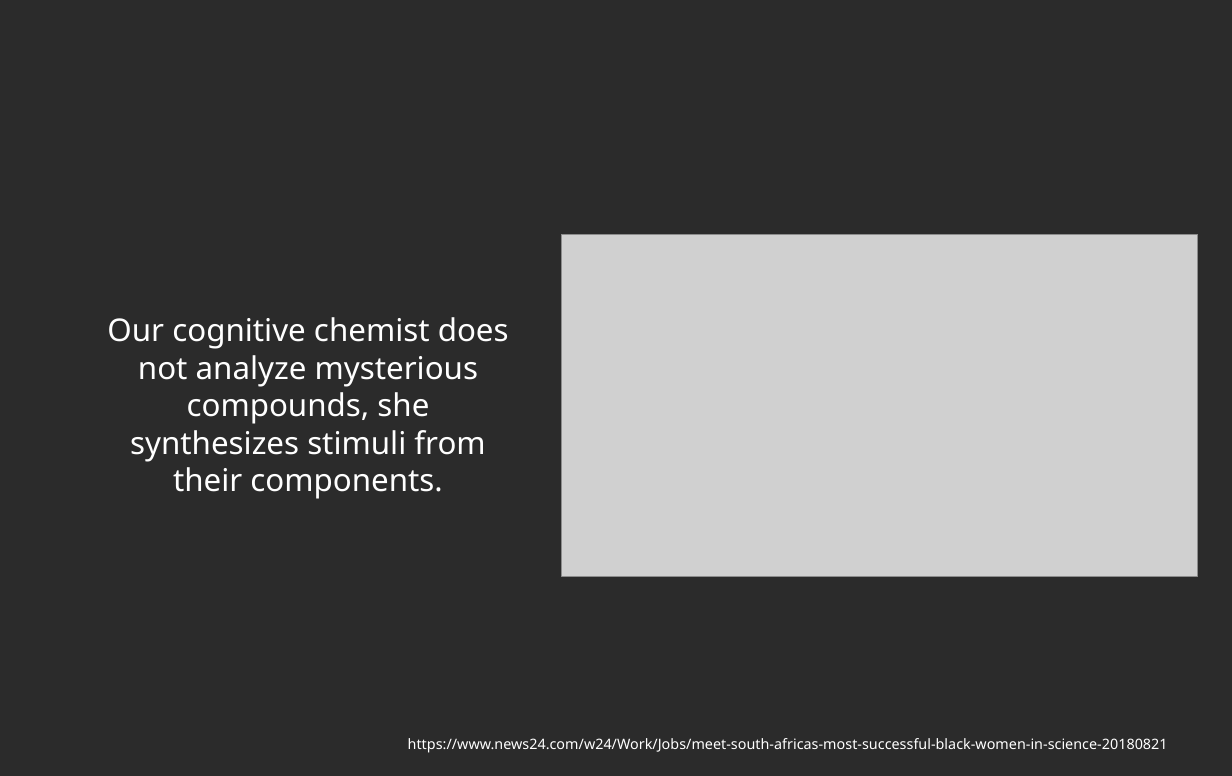
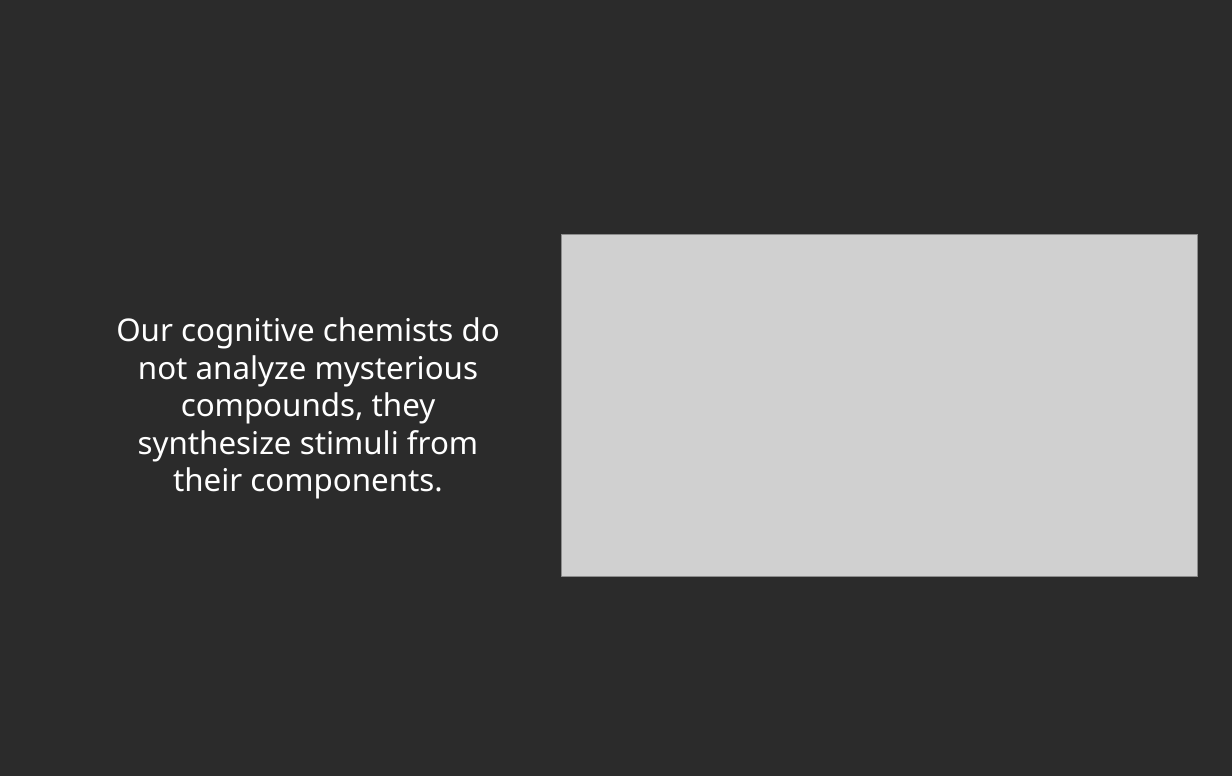
Before and after one commit to ajwills72/pu084github, a slide deck: slide 25 of pres/slides.odp (slide 26 before the commit). Drawn at 1232x776 pixels with LibreOffice and Linux fonts; fonts in the diff are those of the drawing; grey boxes stand for pictures; background and template pictures are left out; a plain dark background stands for a picture behind light text. Boxes give left, top, right and bottom in pixels: in the first picture for what was removed or moved away, otherwise in the second. Text is boxed around its words. In the diff, an @@ line names an element or a change of style, - is before the commit and + after.

Commit message:
Add EPS presentation

```diff
--- a/pres/slides.odp
+++ b/pres/slides.odp
@@ text at [116,317,500,499]: text changed @@
-Our cognitive chemist does not analyze mysterious compounds, she synthesizes stimuli from their components.
+Our cognitive chemists do not analyze mysterious compounds, they synthesize stimuli from their components.
@@ text removed at [408,738,1168,753] @@
-https://www.news24.com/w24/Work/Jobs/meet-south-africas-most-successful-black-women-in-science-20180821
```
Also in this commit, not shown: 2 other slides changed, 1 slide added, 1 slide removed, 2 other files.
